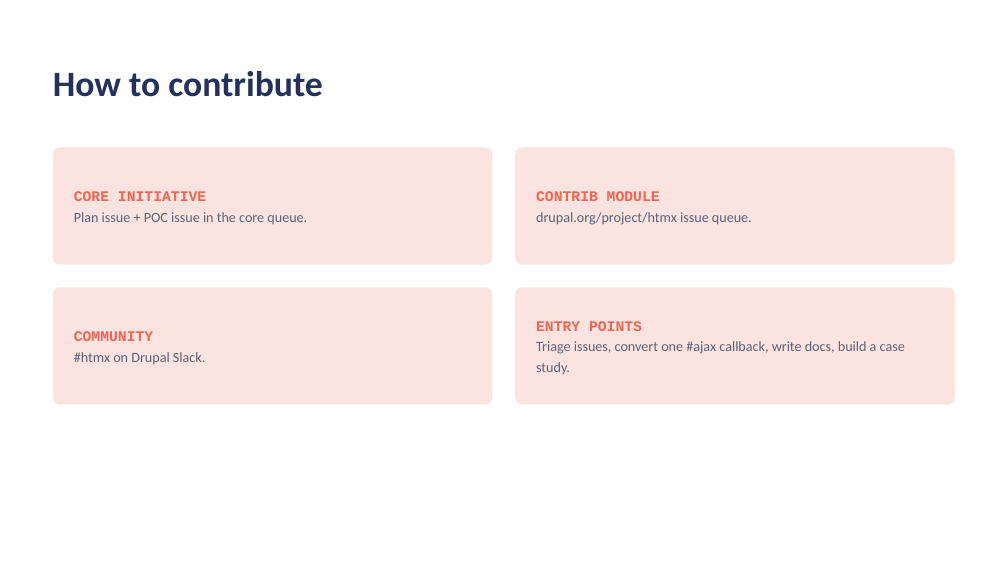
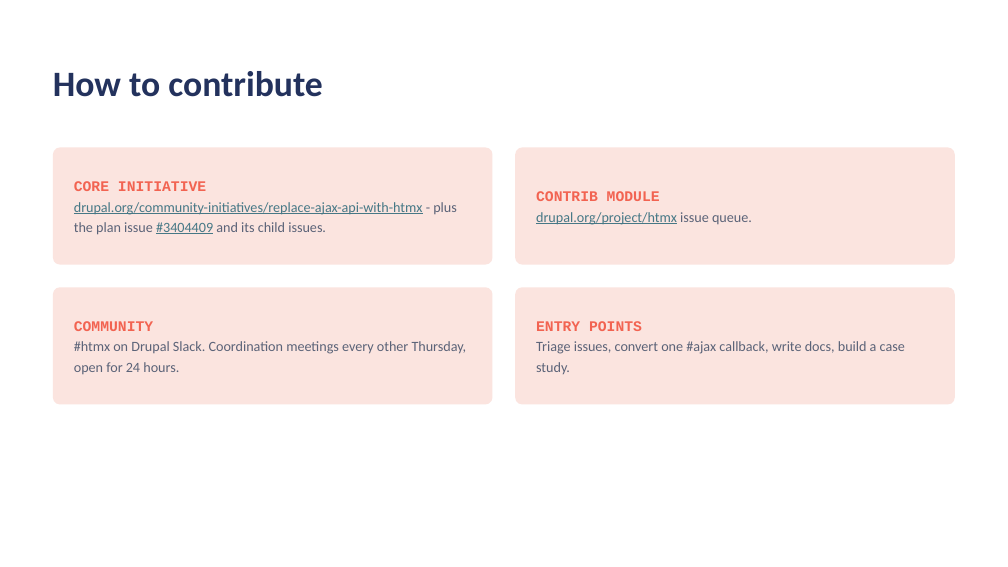
Before and after one commit to RChaubey16/drupalcon-rotterdam-session, a slide deck: slide 45 of Ajax to HTMX.pptx. Drawn at 1008x567 pixels with LibreOffice and Linux fonts; fonts in the diff are those of the drawing; background and template pictures are left out. Boxes give left, top, right and bottom in pixels: in the first picture for what was removed or moved away, otherwise in the second. Text is boxed around its words. In the diff, an @@ line names an element or a change of style, - is before the commit and + after.

```diff
--- a/Ajax to HTMX.pptx
+++ b/Ajax to HTMX.pptx
@@ text in rounded rectangle at bbox=[74, 202, 457, 235]: text changed; text colour #5B6378 to #467886 @@
-Plan issue + POC issue in the core queue.
+drupal.org/community-initiatives/replace-ajax-api-with-htmx - plus the plan issue #3404409 and its child issues.
@@ text in rounded rectangle at bbox=[536, 212, 752, 225]: text colour #5B6378 to #467886, underline on in "drupal.org/project/htmx" @@
@@ text in rounded rectangle at bbox=[74, 341, 467, 374]: text changed @@
-#htmx on Drupal Slack.
+#htmx on Drupal Slack. Coordination meetings every other Thursday, open for 24 hours.
```
Also in this commit, not shown: 1 other slide changed, 3 other files.
